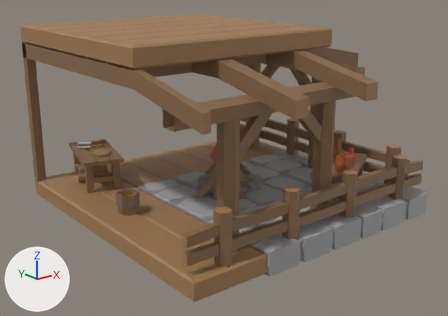
An edit to the FBX model Assets/3DModels/Buildings/Crafting/Kitchen/Lvl_01/Kitchen_Lvl_01_Corner_LeftRight.fbx, drawn before and after from the same camera.
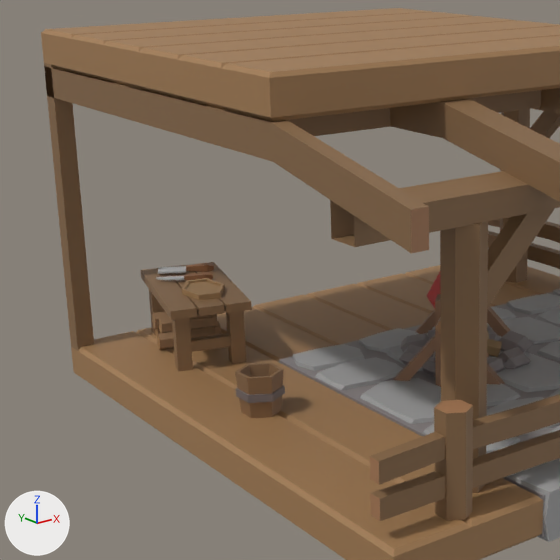
There are two pictures of each version: one whole from a camera (50 mm lens) standing at (-10.51, -13.11, 6.6) and looking at (-0.26, -0.3, 1.47), one close up on the part from 0% to 61% of the width and 3% to 90% of the height. Lighting does not change. The marker at lower left points along +X, +Y and +Z. The last two pictures show the newer version. Where no turn or scale is listed for an object, it has been applied to the vertices. Vertices at exactly the same position are counted once.

Objects in the first close-up: 'Kitchen_Lvl_01_Corner_LeftRight'.
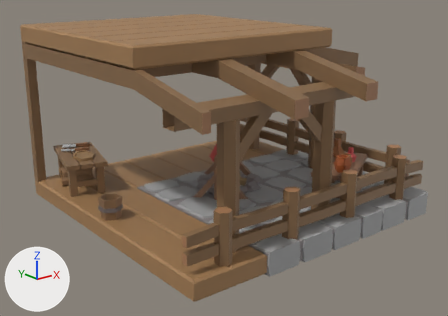
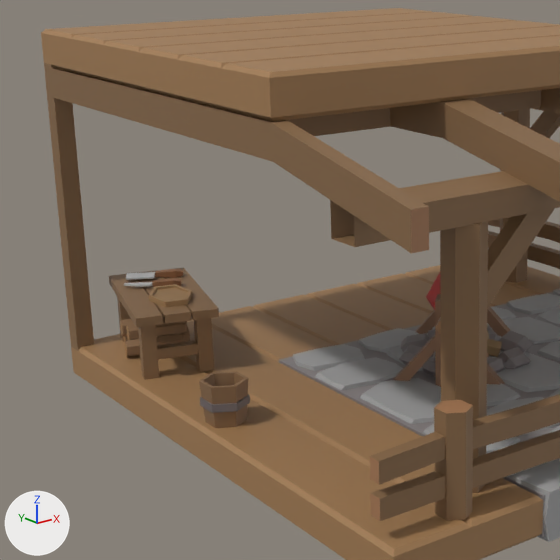
Pixel boxes (x1, y1, x2, y2) of what changed, in the close-ups (560 x 560 px; the box of a moved part takes in the faces that stretch with it):
part 1 of me_cube_019, moved or reshaped
    before: (157, 327, 215, 350)
    after: (124, 334, 184, 358)
part 2 of me_cube_019, moved or reshaped
    before: (214, 321, 221, 335)
    after: (182, 327, 190, 342)
part 3 of me_cube_019, moved or reshaped (mostly hidden)
    before: (155, 329, 160, 337)
    after: (123, 336, 128, 342)
part 4 of me_cube_019, moved or reshaped
    before: (152, 312, 169, 329)
    after: (120, 319, 134, 336)
part 5 of me_cube_019, moved or reshaped
    before: (159, 314, 217, 333)
    after: (126, 321, 186, 340)
part 6 of me_cube_019, moved or reshaped
    before: (172, 311, 246, 372)
    after: (138, 318, 214, 380)
part 7 of me_cube_019, moved or reshaped (mostly hidden)
    before: (149, 290, 217, 335)
    after: (117, 297, 187, 342)
part 8 of me_cube_019, moved or reshaped
    before: (169, 265, 225, 316)
    after: (164, 268, 219, 320)
part 9 of me_cube_019, moved or reshaped
    before: (140, 268, 197, 320)
    after: (109, 274, 163, 327)
part 10 of me_cube_019, moved or reshaped
    before: (191, 262, 252, 313)
    after: (137, 270, 191, 324)
part 11 of me_cube_019, moved or reshaped
    before: (182, 278, 224, 300)
    after: (149, 284, 192, 307)
part 12 of me_cube_019, moved or reshaped
    before: (158, 263, 214, 274)
    after: (126, 269, 183, 280)
part 13 of me_cube_019, moved or reshaped
    before: (156, 272, 213, 280)
    after: (124, 278, 182, 287)
part 14 of me_cube_019, moved or reshaped
    before: (235, 363, 285, 418)
    after: (199, 371, 250, 428)
part 15 of me_cube_019, moved or reshaped
    before: (44, 66, 288, 162)
    after: (51, 68, 288, 162)

The change, as a diff of the scene's bpy script:
```diff
--- a/Assets/3DModels/Buildings/Crafting/Kitchen/Lvl_01/Kitchen_Lvl_01_Corner_LeftRight.fbx.py
+++ b/Assets/3DModels/Buildings/Crafting/Kitchen/Lvl_01/Kitchen_Lvl_01_Corner_LeftRight.fbx.py
@@ mat_palette_001 @@
+mat_palette_001 = principled_material('Palette.001')
+mat_palette_001.texture = img_palettetexture_png
+mat_palette_001.roughness = 0.6
@@ me_cube_019 @@
 # used by ob_kitchen_lvl_01_corner_leftright; location = (0.0, 0.0, 0.0)
 # verts and faces of me_cube_019; kept vertices keep their numbers, new ones are numbered from 2003
 # before: 1907 (-4.0, 4.0, 4.1) at pixel (47, 95), 1909 (-4.0, 4.0, 4.5) at pixel (44, 66), 1911 (-4.0, 3.8, 4.1) at pixel (52, 97), 1913 (-4.0, 3.8, 4.5) at pixel (49, 67), 1992 (-4.0, 4.0, 4.1) at pixel (47, 95)
 # before: 1994 (-4.0, 4.0, 4.5) at pixel (44, 66), 1995 (-3.8, 4.0, 4.1), 1997 (-3.8, 4.0, 4.5)
-me_cube_019.from_pydata(...)  # 2003 vertices, 1654 faces; spans x -4.0..4.35, y -4.5..4.0, z -0.05..5.0
+me_cube_019.from_pydata(...)  # 2015 vertices, 1666 faces; spans x -4.0..4.35, y -4.5..4.0, z -0.05..5.0
+# me_cube_019 part 1: the loose piece of 12 vertices spanning x -3.16..-2.33, y 2.61..3.03, z 0.5..0.75 is moved by (-0.5, 0.0, 0.0)
+# me_cube_019 part 2: the loose piece of 12 vertices spanning x -2.96..-2.13, y 2.81..3.23, z 0.5..0.75 is moved by (-0.5, 0.0, 0.0)
+# me_cube_019 part 3: the loose piece of 12 vertices spanning x -2.96..-2.13, y 3.09..3.51, z 0.5..0.75 is moved by (-0.5, 0.0, 0.0)
+# me_cube_019 part 4: the loose piece of 12 vertices spanning x -3.04..-2.21, y 2.98..3.4, z 0.69..0.94 is moved by (-0.5, 0.0, 0.0)
+# me_cube_019 part 5: the loose piece of 12 vertices spanning x -3.07..-2.24, y 2.7..3.12, z 0.7..0.95 is moved by (-0.5, 0.0, 0.0)
+# me_cube_019 part 6: the loose piece of 24 vertices spanning x -3.32..-2.35, y 1.7..2.14, z 0.5..1.3 is moved by (-0.5, 0.0, 0.0)
+# me_cube_019 part 7: the loose piece of 24 vertices spanning x -2.88..-1.91, y 3.35..3.79, z 0.5..1.3 is moved by (-0.5, 0.0, 0.0)
+# me_cube_019 part 8: the loose piece of 8 vertices spanning x -3.06..-2.16, y 1.64..3.85, z 1.3..1.42 is moved by (-0.14, -0.1, 0.0)
+# me_cube_019 part 9: the loose piece of 8 vertices spanning x -3.43..-2.52, y 1.73..3.95, z 1.3..1.42 is moved by (-0.5, 0.0, 0.0)
+# me_cube_019 part 10: the loose piece of 8 vertices spanning x -2.7..-1.8, y 1.54..3.76, z 1.3..1.42 is moved by (-0.86, 0.1, 0.0)
+# me_cube_019 part 11: the loose piece of 30 vertices spanning x -2.94..-2.36, y 1.96..2.79, z 1.42..1.49 is moved by (-0.5, 0.0, 0.0)
+# me_cube_019 part 12: the loose piece of 32 vertices spanning x -2.81..-1.99, y 3.21..3.69, z 1.42..1.52 is moved by (-0.5, 0.0, 0.0)
+# me_cube_019 part 13: the loose piece of 34 vertices spanning x -2.96..-2.24, y 2.77..3.25, z 1.42..1.52 is moved by (-0.5, 0.0, 0.0)
+# me_cube_019 part 14: the loose piece of 48 vertices spanning x -3.42..-2.89, y -0.3..0.3, z 0.5..1.05 is moved by (-0.5, 0.0, 0.0)
+# me_cube_019 part 15
+for i in [1907, 1909, 1911, 1913]: verts[i] += (0.25, 0.0, 0.0)
+for i in [1992, 1994, 1995, 1997]: verts[i] += (0.0, -0.25, 0.0)
+# other edits to the shape of me_cube_019 do not show in these pictures
 me_cube_019.materials.append(mat_palette)
+me_cube_019.materials.append(mat_palette_001)  # picture img_palettetexture_png
```
